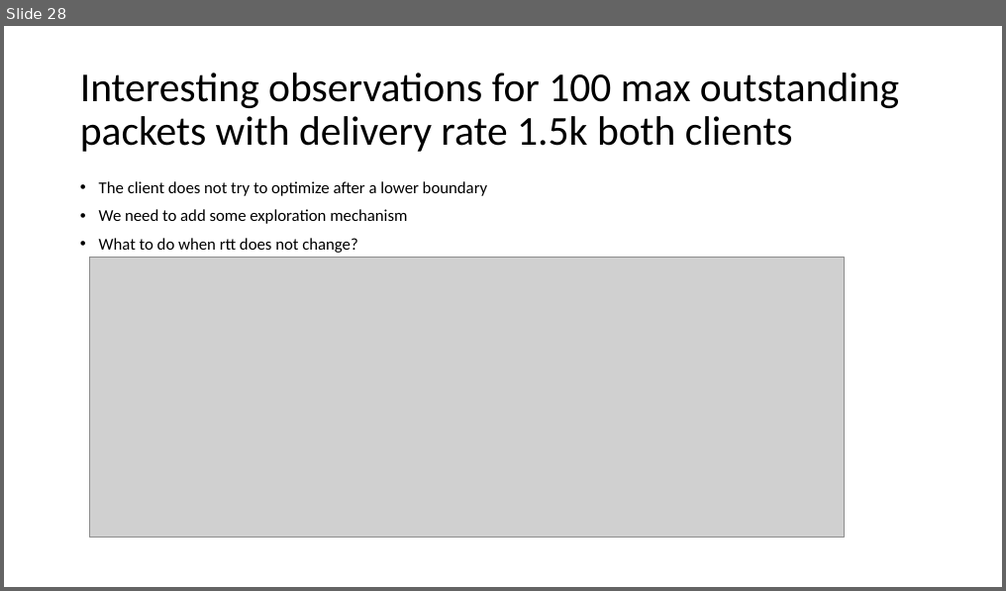
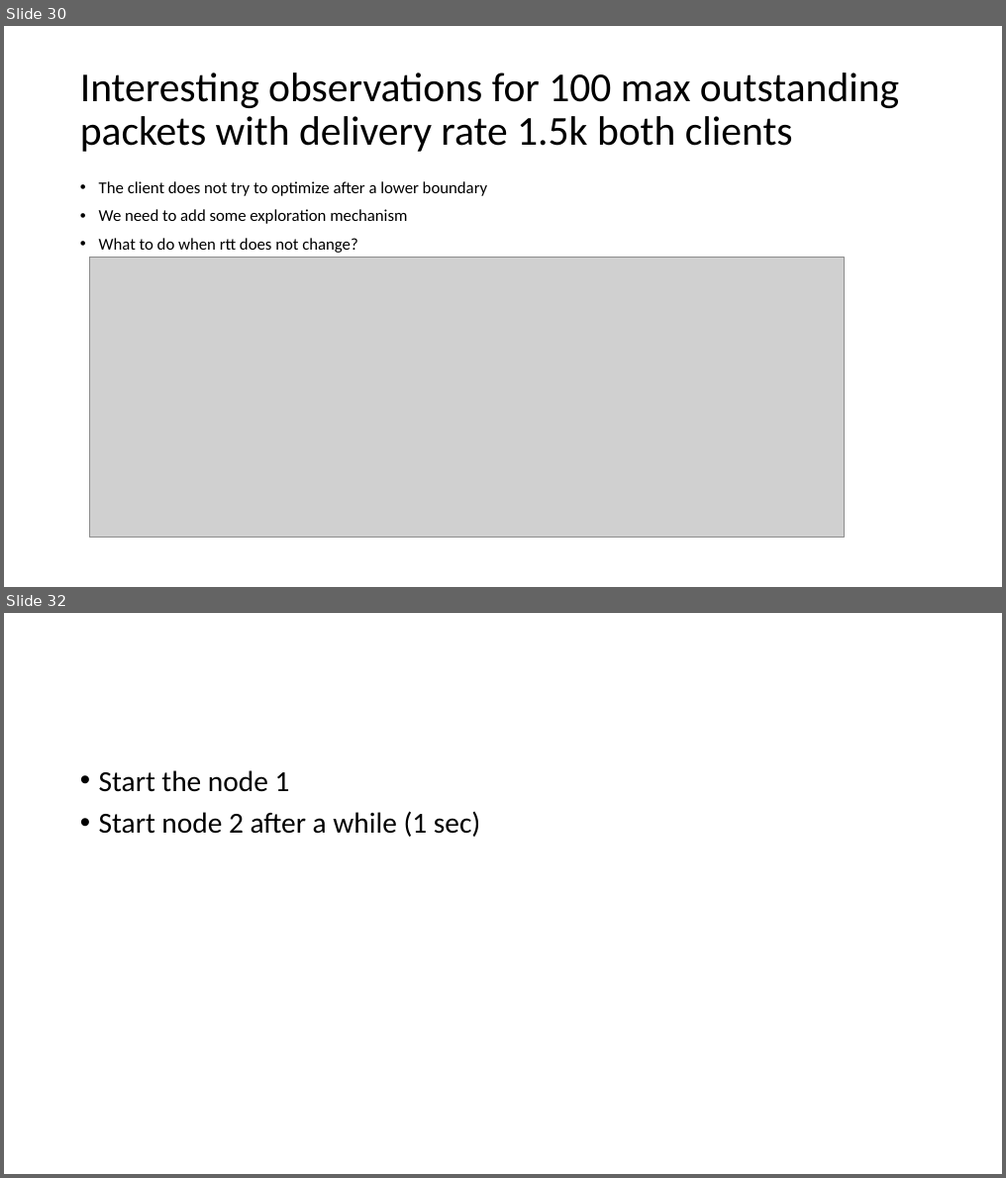
Before and after one commit to adhocmaster/pyns, a slide deck: doc/plan.pptx. Shown one above the other, each under a label of ours: slide 28 before the commit, slides 30 and 32 after it; the slides between them are not shown. The pictures are 1006x591 and 1006x1178 pixels, drawn with LibreOffice and Linux fonts; fonts in the diff are those of the drawing; grey boxes stand for pictures. Boxes give left, top, right and bottom in pixels: in the first picture for what was removed or moved away, otherwise in the second. Text is boxed around its words. In the diff, an @@ line names an element or a change of style, - is before the commit and + after.

Commit message:
delayed start working

```diff
--- a/doc/plan.pptx
+++ b/doc/plan.pptx
@@ slide 32 added at (4, 613, 1002, 1174), background #FFFFFF @@
@@ text added at (99, 770, 480, 837), 28 pt, text #000000 @@
+• Start the node 1
+• Start node 2 after a while (1 sec)
@@ what was slide 28 is now slide 30 @@
```
Also in this commit, not shown: 5 slides changed, 2 other slides added, 6 other files.
